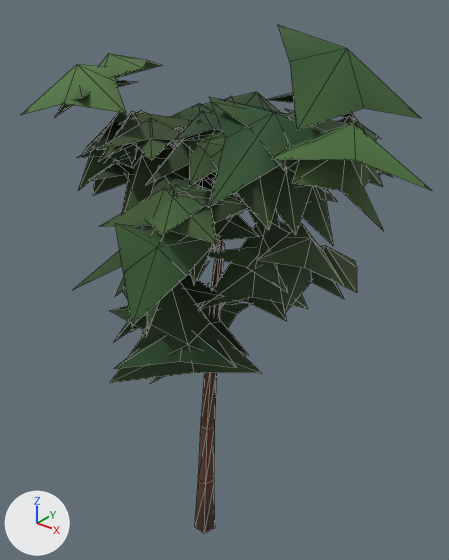
Before and after pictures for a commit that changed the glTF model public/ark/assets/v1/trees/pine-a.lod2.glb.
Before and after are seen from a 50 mm camera at (9.08, -10.4, 14.92) aimed at (0.42, 0.42, 8.21). Arrows for +X, +Y and +Z are at lower left; the lights stay in place. The picture after the commit comes second. Mesh edges are drawn as thin lines.
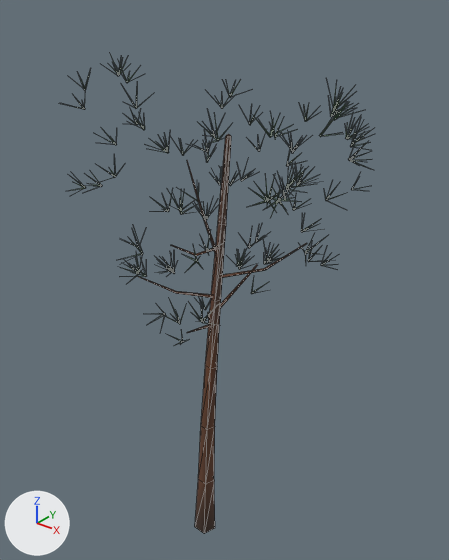
What the commit changed:
me_mesh_0 is used by ob_mesh_0; location (0.0, 0.0, 0.0).
me_mesh_0 had 626 vertices, 599 faces and spanned x -3.34..5.7, y -3.8..4.43, z -0.02..14.13.
me_mesh_0 now has 1459 vertices, 598 faces and spans x -2.75..3.95, y -2.88..3.32, z -0.02..13.4.
me_mesh_0 part 1: 36 loose pieces with 252 vertices, spanning x -2.92..5.7, y -3.8..4.43, z 6.46..14.13, are deleted.
me_mesh_0 part 2: 280 vertices removed from x -3.34..4.8, y -3.49..3.26, z 6.3..13.39; 1365 vertices added at x -2.75..3.95, y -2.88..3.32, z 7.16..13.4.
me_mesh_0 part 3: 81 kept faces spanning x -1.12..2.74, y -2.27..1.05, z 0.01..11.96 get new vertex colours; the middle colour goes from brown #66422f to brown #6b452f.

What differs and where, as boxes (x1, y1, x2, y2) in the pictures (449 x 560 px):
'Mesh_0', reshaped (25% narrower, 6% shorter)
    before: (21, 25, 432, 534)
    after: (62, 56, 372, 534)
part 1 of me_mesh_0, deleted
    before: (21, 25, 432, 384)
part 2 of me_mesh_0, cut back
    before: (55, 54, 392, 369)
    after: (62, 56, 372, 346)
part 3 of me_mesh_0, recoloured
    before: (201, 241, 225, 431)
    after: (141, 160, 306, 431)
